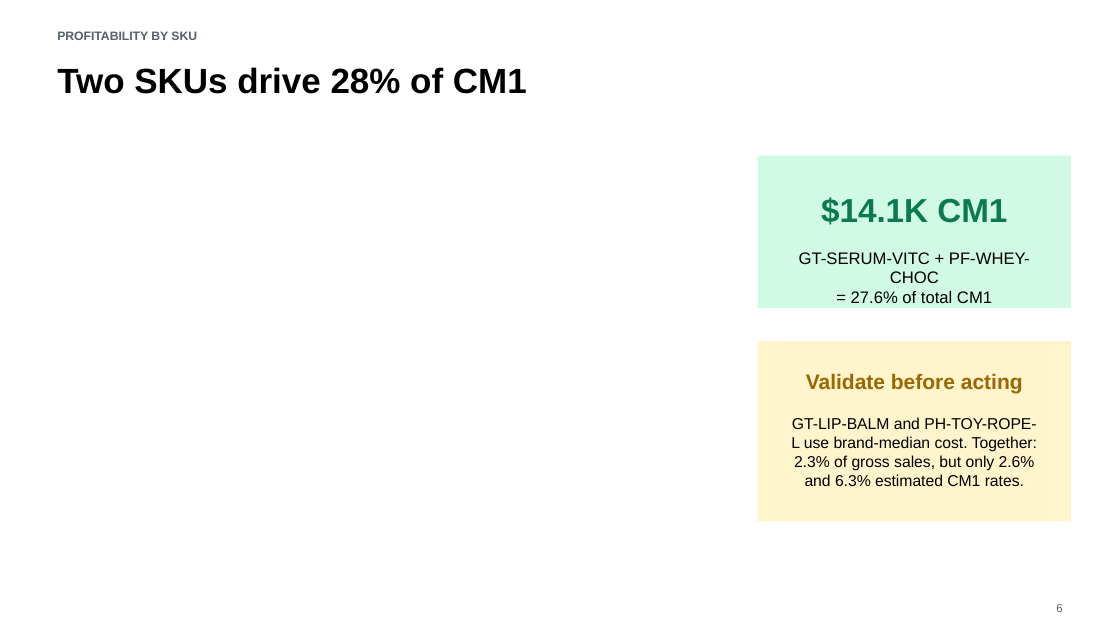
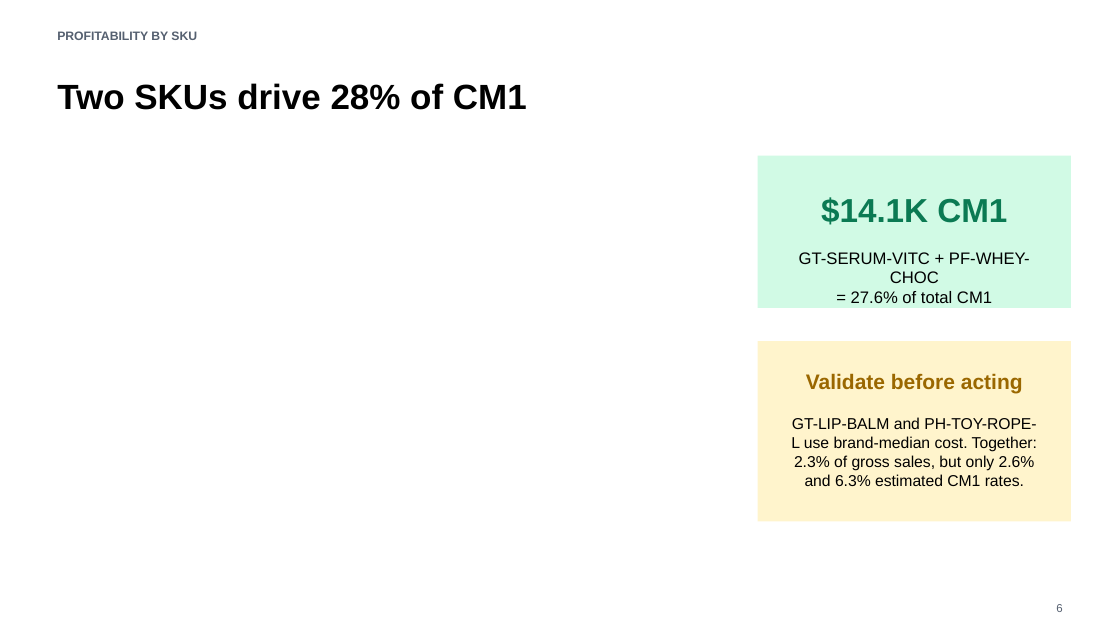
Before and after one commit to rubenatello/luminize-assessment, a slide deck: slide 6 of deliverables/Amazon_Q2_2026_Leadership_Presentation.pptx. Drawn at 1120x630 pixels with LibreOffice and Linux fonts; fonts in the diff are those of the drawing. Boxes give left, top, right and bottom in pixels: in the first picture for what was removed or moved away, otherwise in the second. Text is boxed around its words. In the diff, an @@ line names an element or a change of style, - is before the commit and + after.

```diff
--- a/deliverables/Amazon_Q2_2026_Leadership_Presentation.pptx
+++ b/deliverables/Amazon_Q2_2026_Leadership_Presentation.pptx
@@ text "Two SKUs drive 28% of ...": place and size @@
-text "Two SKUs drive 28% of ..." at <box>57,67,527,94</box>
+text "Two SKUs drive 28% of ..." at <box>57,83,527,110</box>
```
Also in this commit, not shown: 3 other slides changed, 20 other files.
